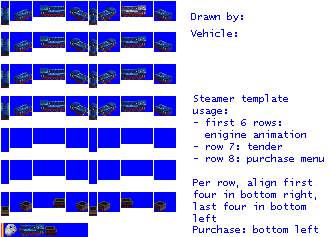
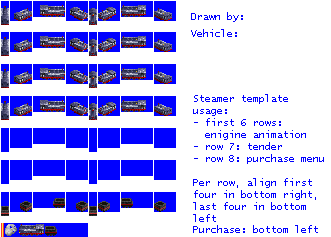
Before/after of a (331, 237) layered artwork. What changed in the layer stack:
hid "2cc" over [1, 5, 172, 233]
painted on "original" over [1, 5, 172, 233]
